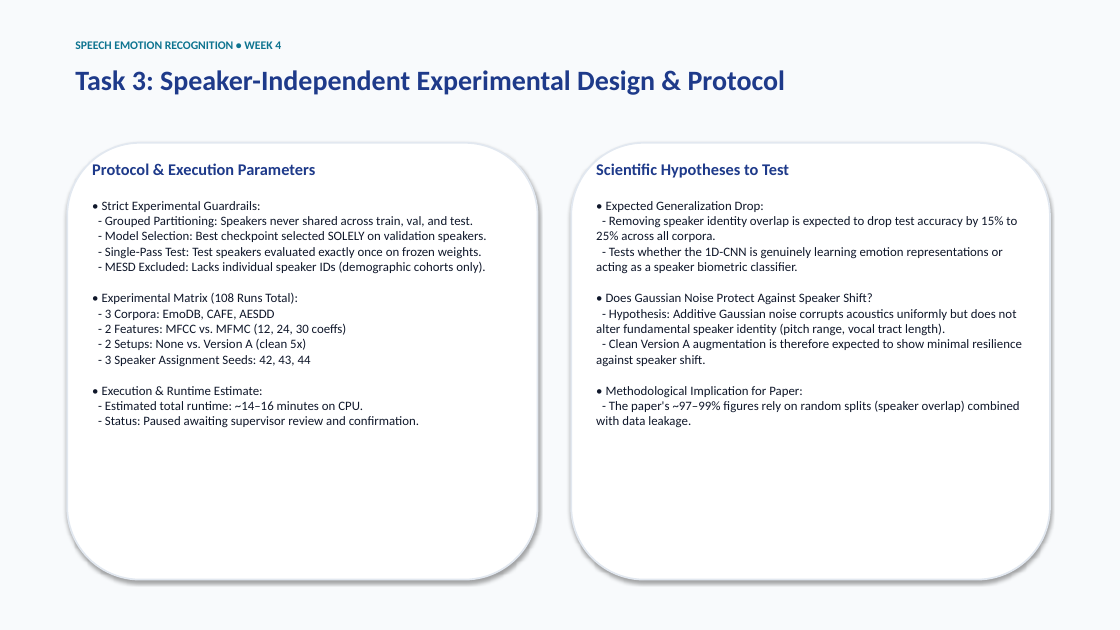
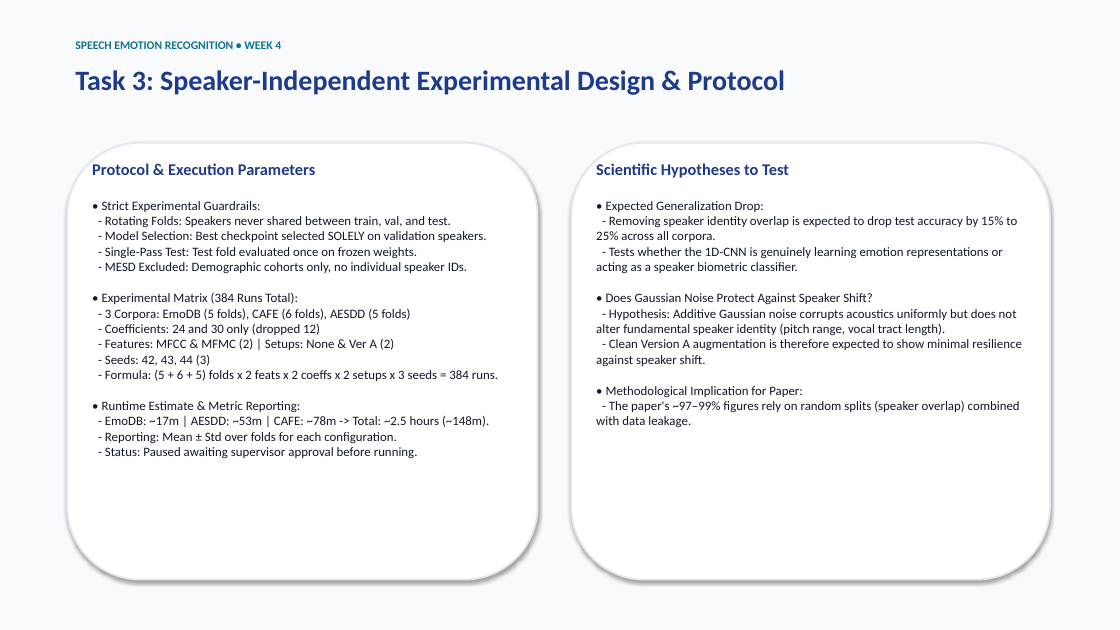
Before and after one commit to shreysatija1/Project-emotion, a slide deck: slide 9 of Week4_Status.pptx. Drawn at 1120x630 pixels with LibreOffice and Linux fonts; fonts in the diff are those of the drawing. Boxes give left, top, right and bottom in pixels: in the first picture for what was removed or moved away, otherwise in the second. Text is boxed around its words. In the diff, an @@ line names an element or a change of style, - is before the commit and + after.

Commit message:
Complete genuine AESDD rerun on canonical features, update per-coeff citations, Task 1 nuances, and rotating fold design

```diff
--- a/Week4_Status.pptx
+++ b/Week4_Status.pptx
@@ text at (105,216,451,227): text changed @@
-- Grouped Partitioning: Speakers never shared across train, val, and test.
+- Rotating Folds: Speakers never shared between train, val, and test.
@@ text at (102,247,498,459): text changed @@
-- Single-Pass Test: Test speakers evaluated exactly once on frozen weights.
-- MESD Excluded: Lacks individual speaker IDs (demographic cohorts only).
-• Experimental Matrix (108 Runs Total):
-- 3 Corpora: EmoDB, CAFE, AESDD
-- 2 Features: MFCC vs. MFMC (12, 24, 30 coeffs)
-- 2 Setups: None vs. Version A (clean 5x)
-- 3 Speaker Assignment Seeds: 42, 43, 44
-• Execution & Runtime Estimate:
-- Estimated total runtime: ~14–16 minutes on CPU.
-- Status: Paused awaiting supervisor review and confirmation.
+- Single-Pass Test: Test fold evaluated once on frozen weights.
+- MESD Excluded: Demographic cohorts only, no individual speaker IDs.
+• Experimental Matrix (384 Runs Total):
+- 3 Corpora: EmoDB (5 folds), CAFE (6 folds), AESDD (5 folds)
+- Coefficients: 24 and 30 only (dropped 12)
+- Features: MFCC & MFMC (2) | Setups: None & Ver A (2)
+- Seeds: 42, 43, 44 (3)
+- Formula: (5 + 6 + 5) folds x 2 feats x 2 coeffs x 2 setups x 3 seeds = 384 runs.
+• Runtime Estimate & Metric Reporting:
+- EmoDB: ~17m | AESDD: ~53m | CAFE: ~78m -> Total: ~2.5 hours (~148m).
+- Reporting: Mean ± Std over folds for each configuration.
+- Status: Paused awaiting supervisor approval before running.
```
Also in this commit, not shown: 5 other slides changed, 6 other files.
